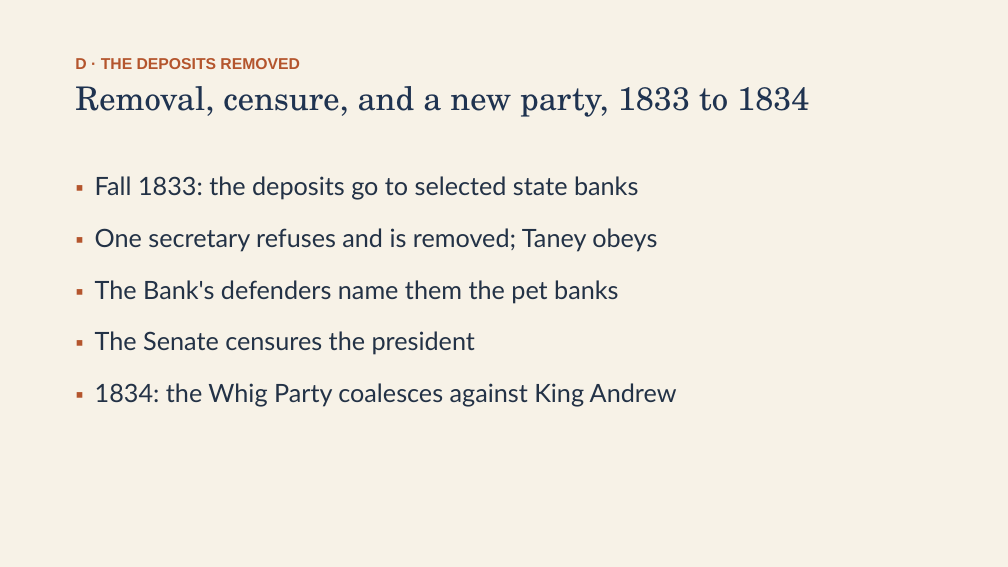
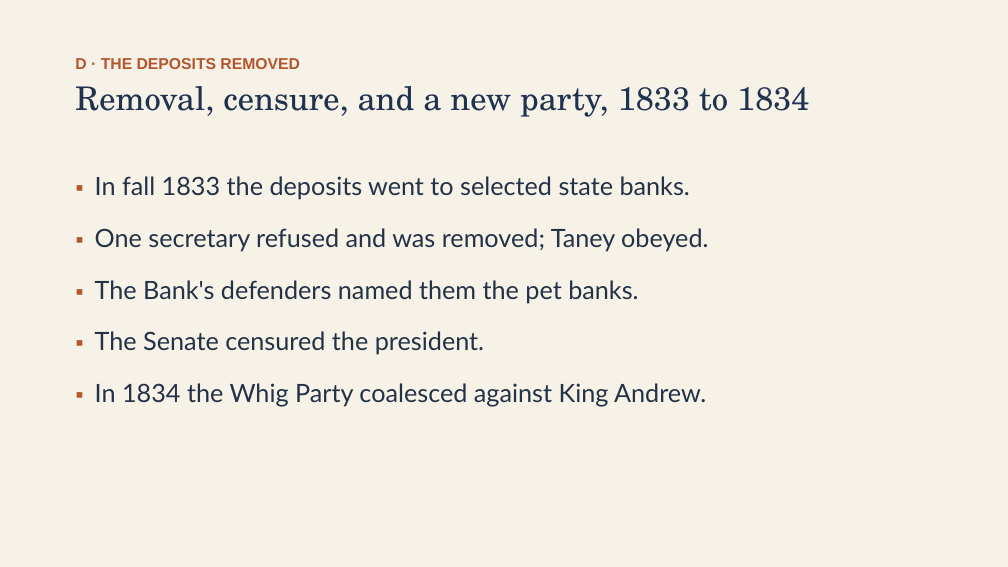
Before and after one commit to ab17gthb/humanities-curriculum-group, a slide deck: slide 13 of jackson-reform/lesson-04/lesson-04-slides.pptx. Drawn at 1008x567 pixels with LibreOffice and Linux fonts; fonts in the diff are those of the drawing. Boxes give left, top, right and bottom in pixels: in the first picture for what was removed or moved away, otherwise in the second. Text is boxed around its words. In the diff, an @@ line names an element or a change of style, - is before the commit and + after.

Commit message:
Rollout: JR L4 reworked and live (Bank War)

```diff
--- a/jackson-reform/lesson-04/lesson-04-slides.pptx
+++ b/jackson-reform/lesson-04/lesson-04-slides.pptx
@@ text at (95,176,708,406): text changed @@
-▪ Fall 1833: the deposits go to selected state banks
-▪ One secretary refuses and is removed; Taney obeys
-▪ The Bank's defenders name them the pet banks
-▪ The Senate censures the president
-▪ 1834: the Whig Party coalesces against King Andrew
+▪ In fall 1833 the deposits went to selected state banks.
+▪ One secretary refused and was removed; Taney obeyed.
+▪ The Bank's defenders named them the pet banks.
+▪ The Senate censured the president.
+▪ In 1834 the Whig Party coalesced against King Andrew.
```
Also in this commit, not shown: 9 other slides changed, 6 other files.
